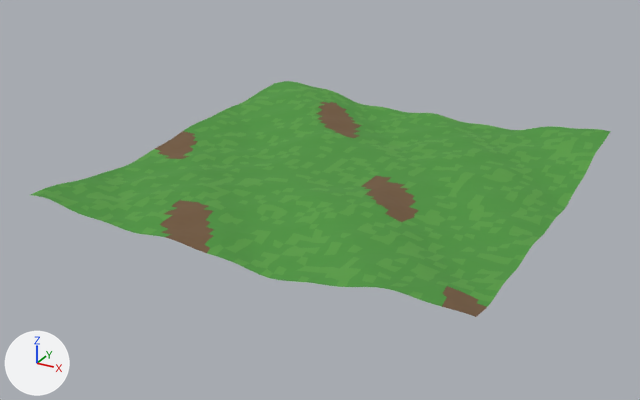
Two versions of the glTF model assets/models/terrain_01.glb, one commit apart.
Before and after are seen from a 50 mm camera at (88.2, -172.6, 77.0) aimed at (-3.7, -5.4, -6.6). The lights are fixed; the arrows at lower left show +X, +Y and +Z. The older version comes first. Vertices at exactly the same position are counted once.

In view in the first picture: 'terrain_01-col'.
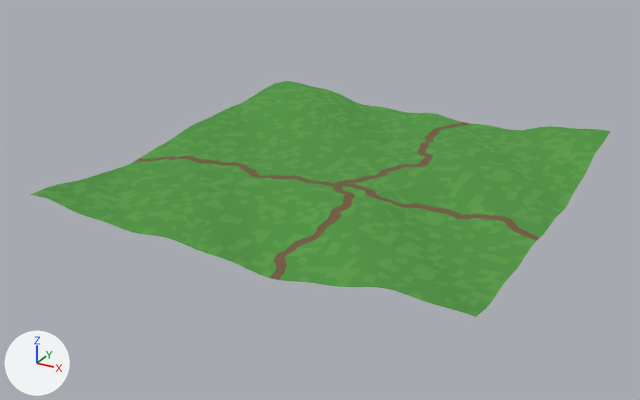
Pixel boxes (x1, y1, x2, y2) of what changed, in the pictures (640 x 400 px):
part 1 of me_terrain_01, reshaped: before (214, 160, 232, 166); after (128, 119, 543, 282)
part 2 of me_terrain_01, recoloured: (155, 103, 487, 314) in both
part 3 of me_terrain_01, recoloured: (162, 102, 479, 317) in both

Patch to the scene script:
```diff
--- a/assets/models/terrain_01.glb.py
+++ b/assets/models/terrain_01.glb.py
@@ me_terrain_01 @@
 # used by ob_terrain_01_col; location = (0.0, 0.0, 0.0)
-me_terrain_01.from_pydata(...)  # 2601 vertices, 5000 faces; spans x -50.0..50.0, y -50.0..50.0, z -2.3..2.7
+me_terrain_01.from_pydata(...)  # 6615 vertices, 12996 faces; spans x -50.0..50.0, y -50.0..50.0, z -2.3..2.7
+# me_terrain_01 part 1: 1 vertex moved within x -29.9, y -7.5, z -1.2; 4014 vertices added at x -50.0..50.0, y -50.0..50.0, z -2.3..1.7
+# me_terrain_01 part 2: 195 faces spanning x -50.0..50.0, y -50.0..40.4, z -1.5..1.6 switch from mat_terre (brown #73593f) to mat_herbe (green #4d953f)
+# me_terrain_01 part 3: 91 faces spanning x -50.0..50.0, y -50.0..41.8, z -1.4..1.6 switch from mat_terre (brown #73593f) to mat_herbe_claire (green #599e45)
```
